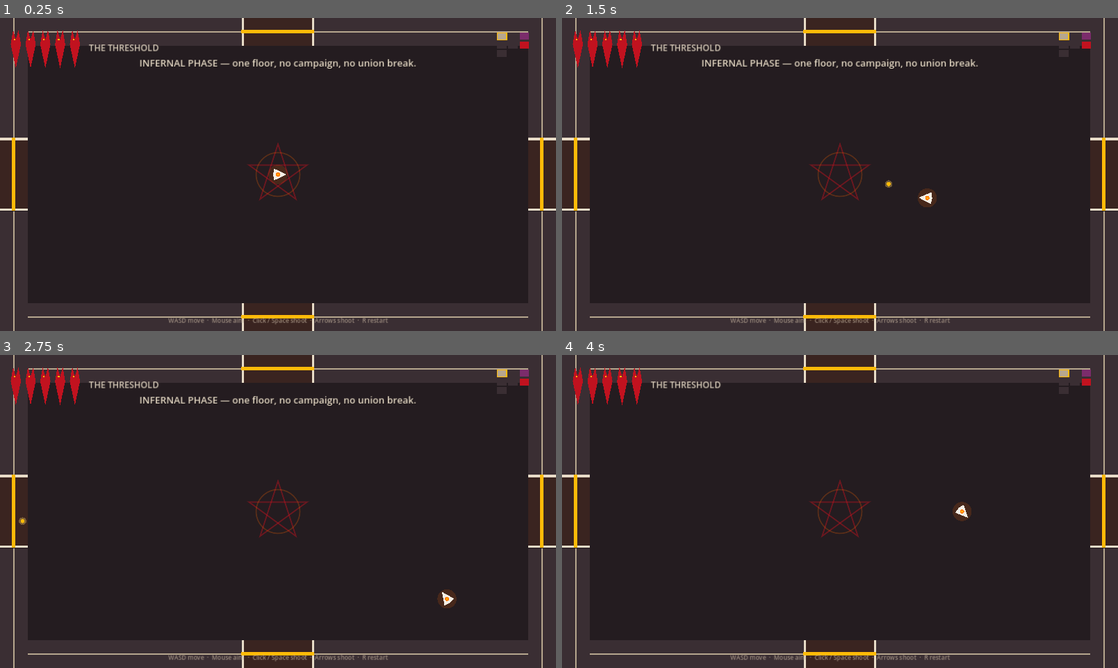
Above: before the commit, frames 1-4 (two rows, left to right).
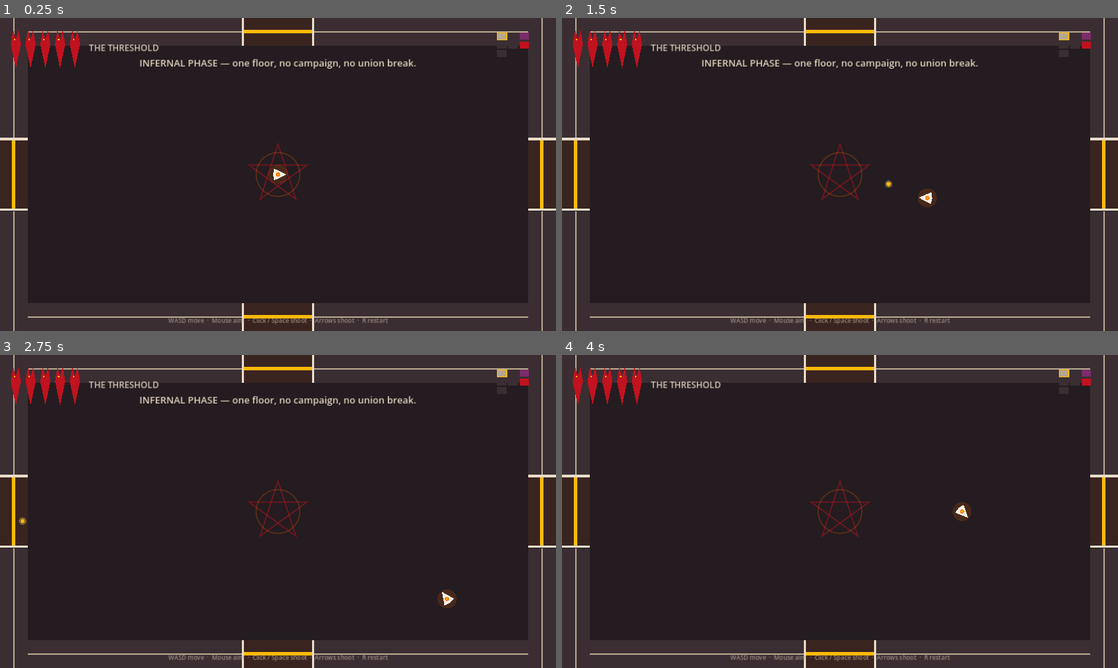
Above: after the commit, the same moments.

Repository: camiloprado/InfernalPhase
Game: Godot game, scene res://scenes/floor.tscn
Two runs of this game, one before a commit and one after it. Both use one fixed random seed, a clock stepped at 60 frames per second and the inputs below.
Inputs (mouse positions are in pixels of both pictures, inside the frame that each line leads up to):
- Up to frame 1 (0.25 s): no input
- Up to frame 2 (1.5 s): tap Enter at 0.5 s; move the mouse to (962, 158) at 0.52 s; hold D (move_right) 0.53-1.28 s; tap Down (aim_down) at 0.6 s; click (962, 158) at 0.67 s; move the mouse to (728, 190) at 1.27 s; hold S (move_down) from 1.28 s (still down); tap Left (aim_left) at 1.35 s
- Up to frame 3 (2.75 s): move the mouse to (333, 442) at 2.02 s; release S (move_down) at 2.03 s; hold D (move_right) from 2.03 s (still down); tap Right (aim_right) at 2.1 s
- Up to frame 4 (4 s): move the mouse to (812, 574) at 2.77 s; release D (move_right) at 2.78 s; hold W (move_up) 2.78-3.53 s; tap Up (aim_up) at 2.85 s; click (812, 574) at 2.92 s; move the mouse to (1006, 558) at 3.52 s; hold A (move_left) from 3.53 s (still down); tap E (interact) at 3.6 s

The runs differ from the first frame. In frame 1, less than 0.1% of the frame differs, in the area x 2-98%, y 3-96%; in frame 2, less than 0.1%; in frame 3, less than 0.1%; in frame 4, less than 0.1%.

Commit message:
Keep open-door seals off the physics body so south exits stay walkable.
The ember threshold is decorative only. Open colliders shrink to nothing
so The Phase door from the Concierge cannot pin the player.

Co-authored-by: camilovgprado21 <camilovgprado21@gmail.com>

Diff:
--- a/scripts/enemy.gd
+++ b/scripts/enemy.gd
@@ -63,7 +63,7 @@
 			if intro:
 				hp = 3
 				radius = 16.0
-				fire_cd = Game.rng.randf_range(1.5, 1.9)
+				fire_cd = Game.rng.randf_range(2.5, 2.9)
 			else:
 				hp = 5
 				radius = 15.0
@@ -134,7 +134,7 @@
 		Kind.CULTIST:
 			if not wave_busy:
 				_start_wave()
-			fire_cd = 3.1 if intro else 2.35
+			fire_cd = 3.6 if intro else 2.35
 		Kind.BOSS:
 			_boss_fire()
 
@@ -156,10 +156,10 @@
 	if floor_node == null:
 		wave_busy = false
 		return
-	var count := 5 if intro else 10
-	var spd := 118.0 if intro else 175.0
-	var gap := 0.14 if intro else 0.075
-	var amp := 20.0 if intro else 34.0
+	var count := 4 if intro else 10
+	var spd := 100.0 if intro else 175.0
+	var gap := 0.18 if intro else 0.075
+	var amp := 16.0 if intro else 34.0
 	for i in count:
 		if not is_instance_valid(self) or not alive or not is_inside_tree():
 			wave_busy = false
--- a/scripts/room.gd
+++ b/scripts/room.gd
@@ -264,18 +264,20 @@
 	vis.position = -rect.size * 0.5
 	vis.mouse_filter = Control.MOUSE_FILTER_IGNORE
 	body.add_child(vis)
+	add_child(body)
+	# Seal lives on the room, not the physics body, so it cannot block.
 	var seal := ColorRect.new()
-	seal.name = "Seal"
+	seal.name = "Seal_%d" % dir
 	seal.color = Palette.EMBER_HOT
 	seal.mouse_filter = Control.MOUSE_FILTER_IGNORE
+	seal.z_index = -4
 	if rect.size.x >= rect.size.y:
-		seal.size = Vector2(rect.size.x, 8)
-		seal.position = Vector2(-rect.size.x * 0.5, -4.0)
-	else:
-		seal.size = Vector2(8, rect.size.y)
-		seal.position = Vector2(-4.0, -rect.size.y * 0.5)
-	body.add_child(seal)
-	add_child(body)
+		seal.size = Vector2(rect.size.x - 12.0, 8)
+		seal.position = Vector2(rect.position.x + 6.0, rect.position.y + rect.size.y * 0.5 - 4.0)
+	else:
+		seal.size = Vector2(8, rect.size.y - 12.0)
+		seal.position = Vector2(rect.position.x + rect.size.x * 0.5 - 4.0, rect.position.y + 6.0)
+	add_child(seal)
 	_door_bodies[dir] = body
 	_door_visuals[dir] = vis
 	_door_seals[dir] = seal
@@ -291,7 +293,11 @@
 	var col := body.get_node_or_null("Col") as CollisionShape2D
 	if col:
 		col.disabled = not blocked
+		if col.shape is RectangleShape2D:
+			var full: Vector2 = vis.size
+			(col.shape as RectangleShape2D).size = full if blocked else Vector2(0.1, 0.1)
 	body.collision_layer = 1 if blocked else 0
+	body.collision_mask = 0
 	vis.visible = blocked
 	vis.color = Palette.HELL_RED if blocked and not cleared else Palette.EMBER
 	if _door_seals.has(dir):
